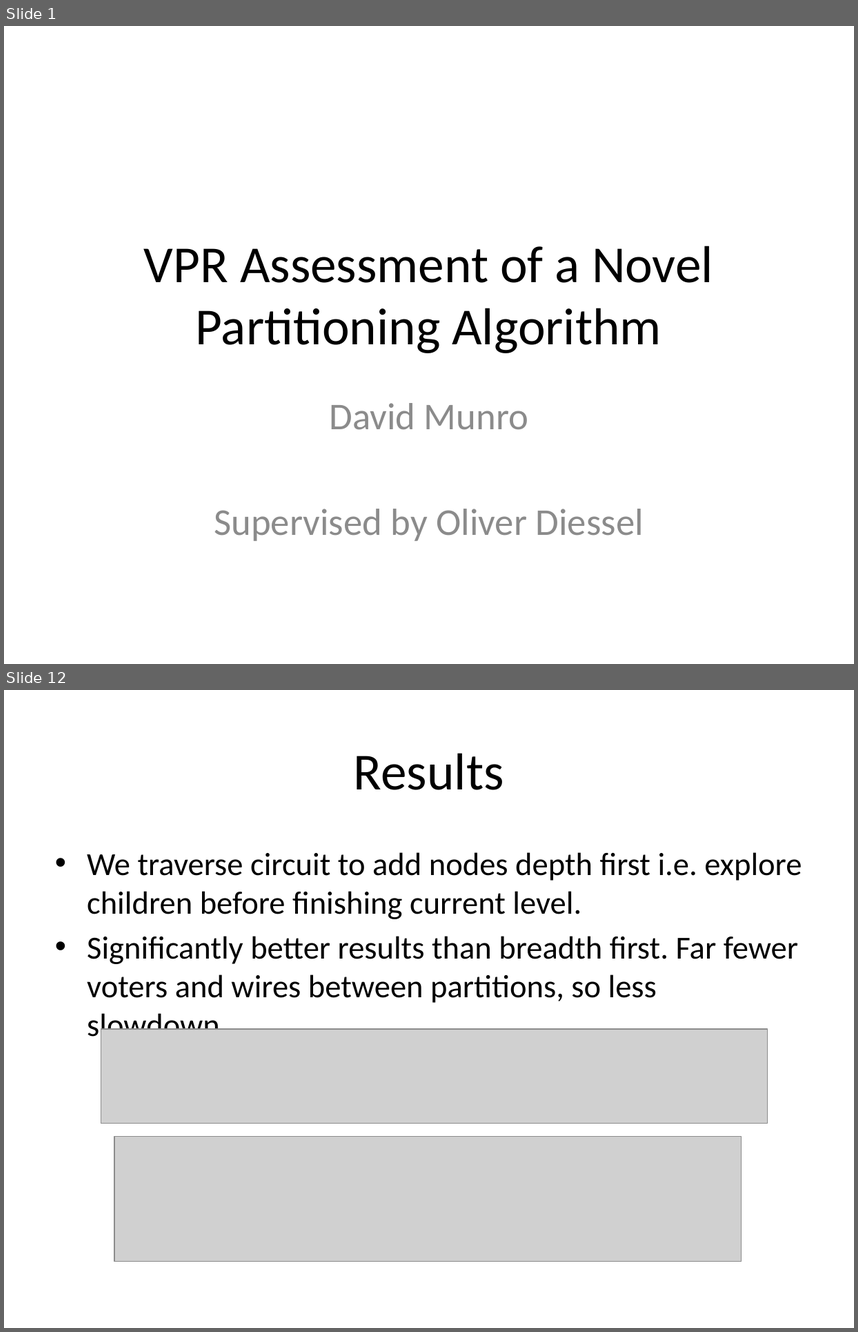
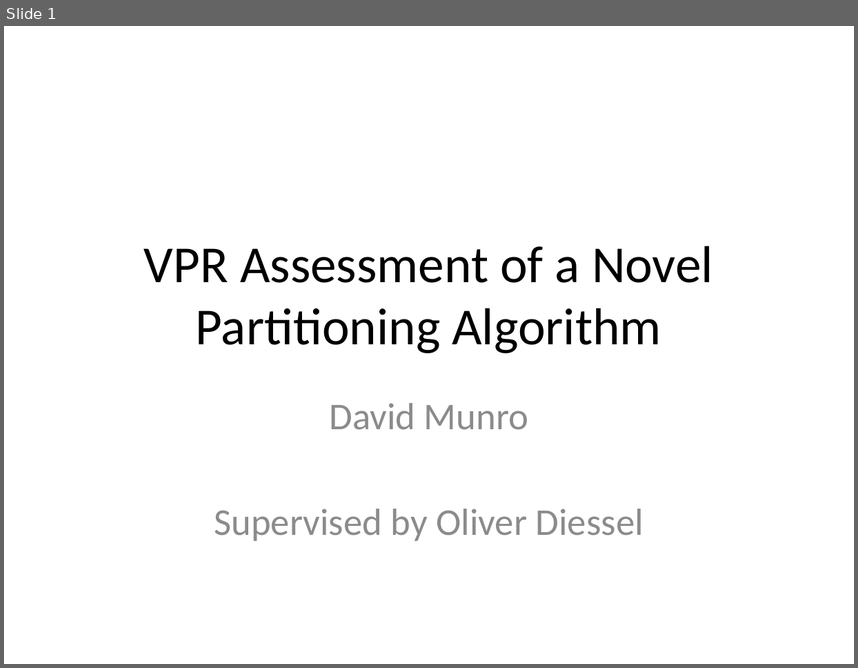
Before and after one commit to Jemima/ths, a slide deck: demo.pptx. Shown one above the other, each under a label of ours: slides 1 and 12 before the commit, slide 1 after it; the slides between them are not shown. The pictures are 858x1332 and 858x668 pixels, drawn with LibreOffice and Linux fonts; fonts in the diff are those of the drawing; grey boxes stand for pictures. Boxes give left, top, right and bottom in pixels: in the first picture for what was removed or moved away, otherwise in the second. Text is boxed around its words. In the diff, an @@ line names an element or a change of style, - is before the commit and + after.

```diff
--- a/demo.pptx
+++ b/demo.pptx
@@ slide 12 removed at (4,690,854,1328), background #FFFFFF @@
@@ title removed at (354,753,504,790) @@
-Results
@@ text removed at (87,852,802,1044) @@
-• We traverse circuit to add nodes depth first i.e. explore children before finishing current level.
-• Significantly better results than breadth first. Far fewer voters and wires between partitions, so less slowdown.
@@ picture removed at (101,1029,767,1123) @@
@@ picture removed at (114,1136,742,1261) @@
```
Also in this commit, not shown: 7 slides changed, 2 slides added, 4 other slides removed, 11 other files.
